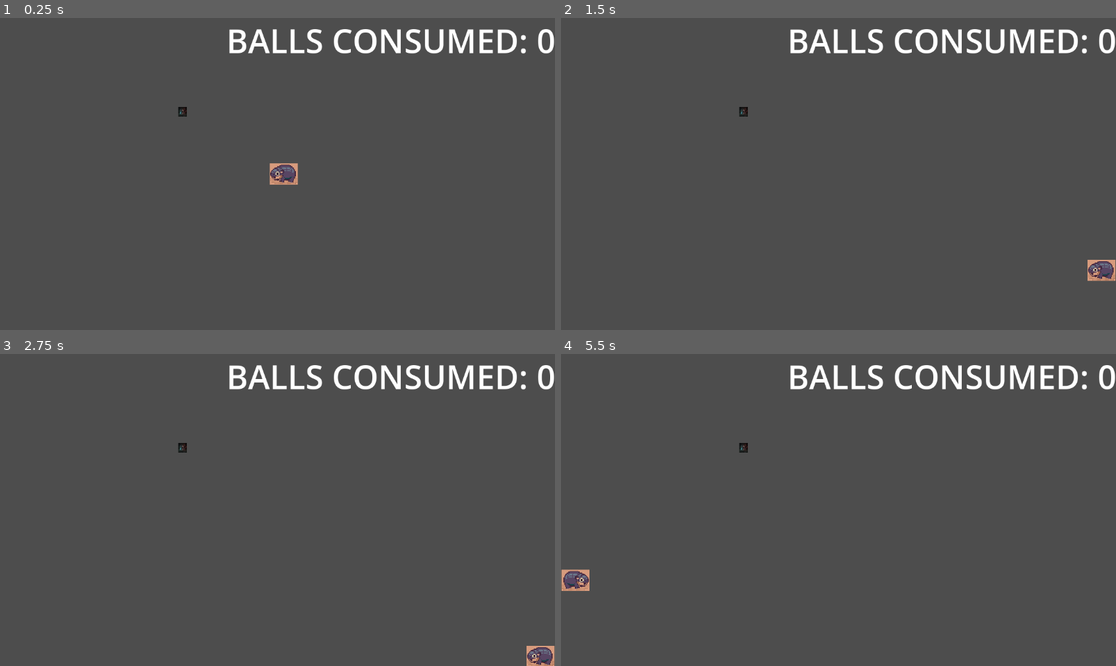
Above: before the commit, frames 1-4 (two rows, left to right).
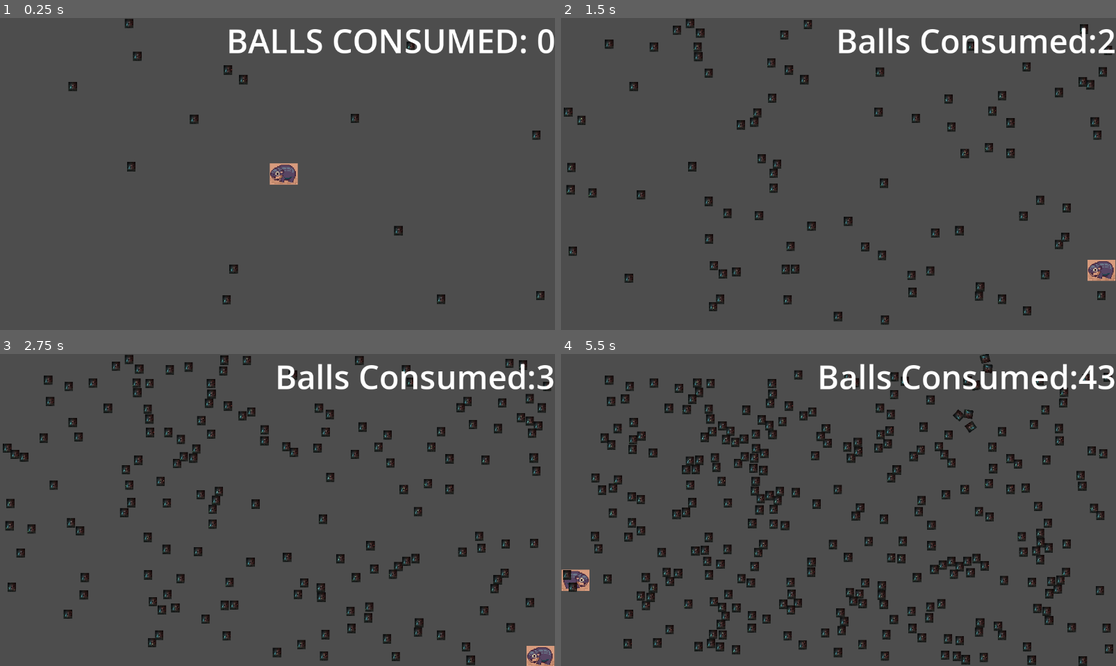
Above: after the commit, the same moments.

Repository: LTnano/MooDeng
Game: Godot game, scene res://Levels/TestGameplay.tscn
Two runs of this game, one before a commit and one after it. Both use one fixed random seed, a clock stepped at 60 frames per second and the inputs below.
Inputs:
- Up to frame 1 (0.25 s): no input
- Up to frame 2 (1.5 s): hold D (move_right) 0.53-1.28 s; hold Down (move_down) from 1.28 s (still down)
- Up to frame 3 (2.75 s): release Down (move_down) at 2.03 s; hold D (move_right) from 2.03 s (still down)
- Up to frame 4 (5.5 s): release D (move_right) at 2.78 s; hold W (move_up) 2.78-3.53 s; hold Left (move_left) 3.53-5.03 s; hold Down (move_down) from 5.03 s (still down)

The runs differ from the first frame. In frame 1, 0.7% of the frame differs, in the area x 12-99%, y 0-92%; in frame 2, 6.2%; in frame 3, 9.2%; in frame 4, 15%, in the area x 0-100%, y 0-100%.

Commit message:
The ball swarm
yumyum

Diff:
--- a/Assets/ballspawner.gd
+++ b/Assets/ballspawner.gd
@@ -1,6 +1,6 @@
 extends Node2D
 class_name ballspawner
-@onready var balltemp = preload("res://Assets/balls.tscn")
+@onready var balltemp= preload("res://Assets/balls.tscn")
 @export var boundarybox: Area2D
 
 func _ready() -> void:
@@ -9,9 +9,13 @@
 func _process(delta: float) -> void:
 	pass
 
-func spawnball(speed: Vector2 = Vector2.ZERO, angle: float = 0.0):
+func spawnball(speed: Vector2 = Vector2.ZERO, angle: float = 0.0) -> blueBalls:
+
 	var newball = balltemp.instantiate()
-	#if boundarybox.has_method("getspawnlocation"):
+
 	newball.global_position = boundarybox.getspawnlocation()
 	newball.linear_velocity = speed
 	newball.rotation = angle
+
+	add_child(newball)
+	return newball
--- a/Levels/TestGameplay.tscn
+++ b/Levels/TestGameplay.tscn
@@ -1,10 +1,9 @@
-[gd_scene load_steps=9 format=3 uid="uid://bewuhqlb6w2rr"]
+[gd_scene load_steps=8 format=3 uid="uid://bewuhqlb6w2rr"]
 
 [ext_resource type="Script" uid="uid://dt06m68t7ttso" path="res://Levels/gameplayloop.gd" id="1_1xdii"]
 [ext_resource type="PackedScene" uid="uid://cisp57ttsxee8" path="res://Assets/MooDeng.tscn" id="1_jhy4y"]
 [ext_resource type="Script" uid="uid://dv5nc225g0xay" path="res://Levels/arena_area.gd" id="2_ffqpf"]
 [ext_resource type="PackedScene" uid="uid://bt4etflsidt30" path="res://Assets/ballspawner.tscn" id="2_w7lws"]
-[ext_resource type="PackedScene" uid="uid://bdgaiubmoy8sk" path="res://Assets/balls.tscn" id="3_wun53"]
 [ext_resource type="PackedScene" uid="uid://p8rc0idb7qim" path="res://Levels/barrier.tscn" id="4_mwrxl"]
 [ext_resource type="Script" uid="uid://bkufkq1q5hs4b" path="res://Levels/ballspawncontainer.gd" id="7_ciu7a"]
 
@@ -43,9 +42,6 @@
 position = Vector2(0, 334)
 scale = Vector2(57.6, 1)
 
-[node name="Balls" parent="." instance=ExtResource("3_wun53")]
-position = Vector2(-197, -129)
-
 [node name="Ballspawner" parent="." node_paths=PackedStringArray("boundarybox") instance=ExtResource("2_w7lws")]
 boundarybox = NodePath("../ballspawncontainer")
 
--- a/Levels/ballspawncontainer.gd
+++ b/Levels/ballspawncontainer.gd
@@ -2,12 +2,19 @@
 
 func getspawnlocation() -> Vector2:
 	var shape: RectangleShape2D
+
 	if $ballspawnarea:
+
 		if $ballspawnarea.shape is RectangleShape2D:
 			shape = $ballspawnarea.shape
 			var size = shape.size
+			# xange is Xrange - big funny
 			var xange = randf_range(-size.x / 2, size.x / 2)
+
+			# yange is Yrange - big funny
 			var yange = randf_range(-size.y / 2, size.y / 2)
+
 			var offset = Vector2(xange, yange)
 			return self.global_position + offset
+
 	return self.global_position
--- a/Levels/gameplayloop.gd
+++ b/Levels/gameplayloop.gd
@@ -1,14 +1,22 @@
 extends Node2D
 var ballConsumed
+var ourMooDeng
+
 func _ready():
-	var ourMooDeng = $MooDeng
-	var balls = $Balls
+
+	ourMooDeng = $MooDeng
+
 	ballConsumed = 0
-	balls.yumyum.connect(ourMooDeng._on_yumyum)
+
+	#balls.yumyum.connect(ourMooDeng._on_yumyum)
 	ourMooDeng.score_increase.connect(self._onscore)
 
 func _onscore():
+
 	ballConsumed += 1
 	$CanvasLayer/Label.set_text("Balls Consumed:" + str(ballConsumed))
+
 func _process(delta: float) -> void:
-	$Ballspawner.spawnball()
+
+	var balls = $Ballspawner.spawnball()
+	balls.yumyum.connect(ourMooDeng._on_yumyum)
